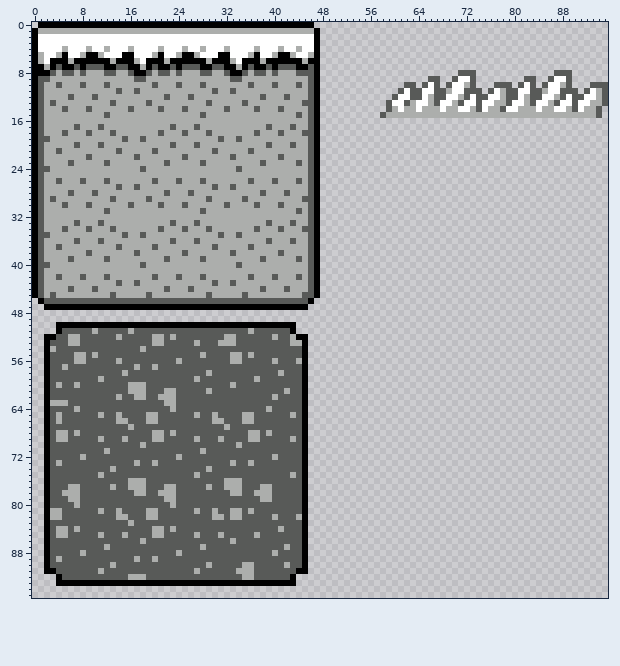
Edited in one commit: sprite sheet (level1/tiles.png). That is the earlier state.
The file is 96x96 pixels.
After the commit:
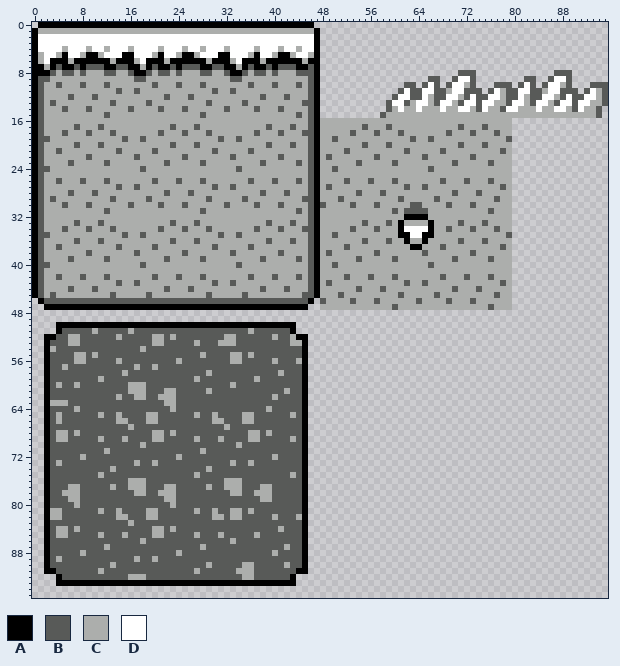
Palette (. is transparent): A #000000  B #585a58  C #acaeac  D #ffffff
Edits made:
y 16: x 48..79 ................................ -> CCCCCCCCCCCCCCCCCCCCCCCCCCCCCCCC
y 17: x 48..79 ................................ -> CCCCCCCBCCCBCCCCCCCCCCCBCCCBCCCC
y 18: x 48..79 ................................ -> CCCCCBCCCBCCCBCCCCCCCBCCCBCCCBCC
y 19: x 48..79 ................................ -> CCBCCCCCCCCCCCCBCCBCCCCCCCCCCCCB
y 20: x 48..79 ................................ -> CCCCCCCBCCCBCCCCCCCCCCCBCCCBCCCC
y 21: x 48..79 ................................ -> CCCCBCCCCCCCCCBCCCCCBCCCCCCCCCBC
y 22: x 48..79 ................................ -> CBCCCCCCCBCCCCCCCBCCCCCCCBCCCCCC
y 23: x 48..79 ................................ -> CCCCCCBCCCCCBCCCCCCCCCBCCCCCBCCC
y 24: x 48..79 ................................ -> CCBCCCCCCCCCCCCCCCBCCCCCCCCCCCCC
y 25: x 48..79 ................................ -> CCCCCCCCCCCCCCCCCCCCCCCCCCCCCCCC
y 26: x 48..79 ................................ -> CCCCBCCCBCCCBCCCCCCCBCCCBCCCBCCC
y 27: x 48..79 ................................ -> CBCCCCCCCCCCCCBCCBCCCCCCCCCCCCBC
y 28: x 48..79 ................................ -> CCCCCCBCCCBCCCCCCCCCCCBCCCBCCCCC
y 29: x 48..79 ................................ -> CCCBCCCCCCCCCBCCCCCBCCCCCCCCCBCC
y 30: x 48..79 ................................ -> BCCCCBCCCBCCCCCBBCCCCBCCCBCCCCCC
y 31: x 48..79 ................................ -> CCCCCCCCCCCCBCBBBBCCCCCCCCCCBCCC
y 32: x 48..79 ................................ -> CCCCCCCCCCCCCCAAAACCCCCCCCCCCCCC
y 33: x 48..79 ................................ -> CCCCCCCBCCCBCACCCCACCCCBCCCBCCCC
y 34: x 48..79 ................................ -> CCCCCBCCCBCCCADDDDACCBCCCBCCCBCC
y 35: x 48..79 ................................ -> CCBCCCCCCCCCCAADDAACCCCCCCCCCCCB
y 36: x 48..79 ................................ -> CCCCCCCBCCCBCCACCACCCCCBCCCBCCCC
y 37: x 48..79 ................................ -> CCCCBCCCCCCCCCCAACCCBCCCCCCCCCBC
y 38: x 48..79 ................................ -> CBCCCCCCCBCCCCCCCBCCCCCCCBCCCCCC
y 39: x 48..79 ................................ -> CCCCCCBCCCCCBCCCCCCCCCBCCCCCBCCC
y 40: x 48..79 ................................ -> CCBCCCCCCCCCCCCCCCBCCCCCCCCCCCCC
y 41: x 48..79 ................................ -> CCCCCCCCCCCCCCCCCCCCCCCCCCCCCCCC
y 42: x 48..79 ................................ -> CCCCBCCCBCCCBCCCCCCCBCCCBCCCBCCC
y 43: x 48..79 ................................ -> CBCCCCCCCCCCCCBCCBCCCCCCCCCCCCBC
y 44: x 48..79 ................................ -> CCCCCCBCCCBCCCCCCCCCCCBCCCBCCCCC
y 45: x 48..79 ................................ -> CCCBCCCCCCCCCBCCCCCBCCCCCCCCCBCC
y 46: x 48..79 ................................ -> BCCCCBCCCBCCCCCCBCCCCBCCCBCCCCCC
y 47: x 48..79 ................................ -> CCCCCCCCCCCCBCCCCCCCCCCCCCCCBCCC
Changed places in both pictures, as pixel boxes (x1, y1, x2, y2):
added: (320, 118, 512, 310)
